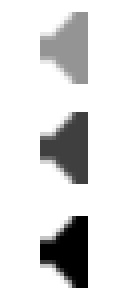
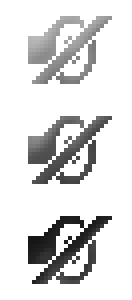
Two versions of the same layered image (w=132, h=300). Layer-by-layer changes:
renamed "Mute" to "Mute Normal", painted on it over [28, 12, 112, 84]
renamed "Mute hovered" to "Mute hover", painted on it over [28, 112, 112, 184]
painted on "Mute clicked" over [28, 216, 112, 288]
